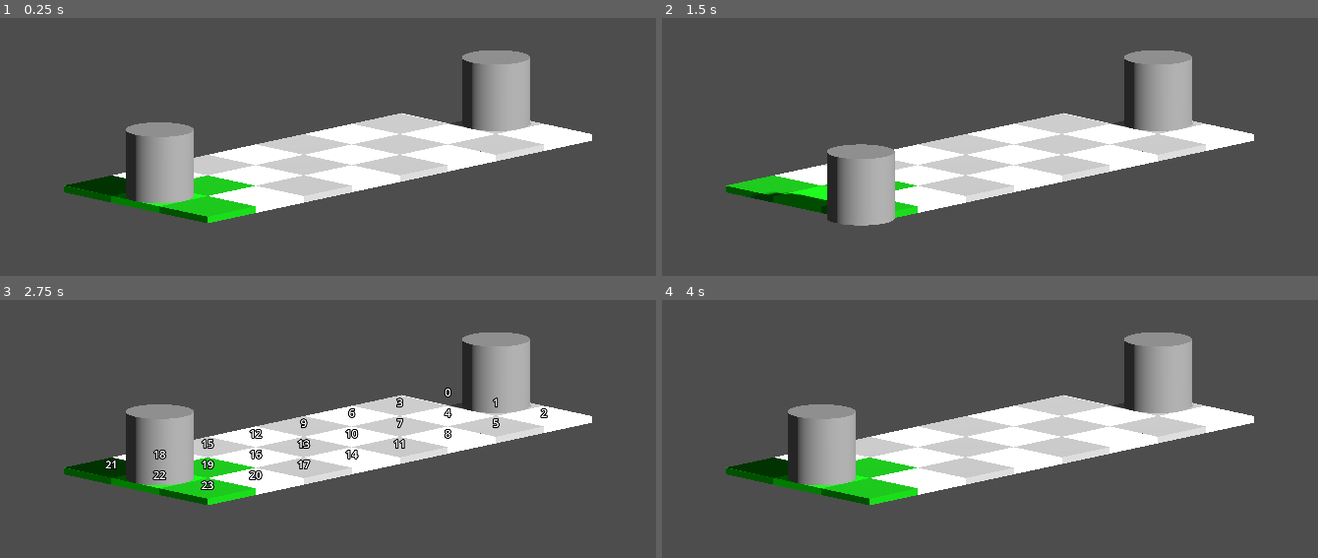
Above: before the commit, frames 1-4 (two rows, left to right).
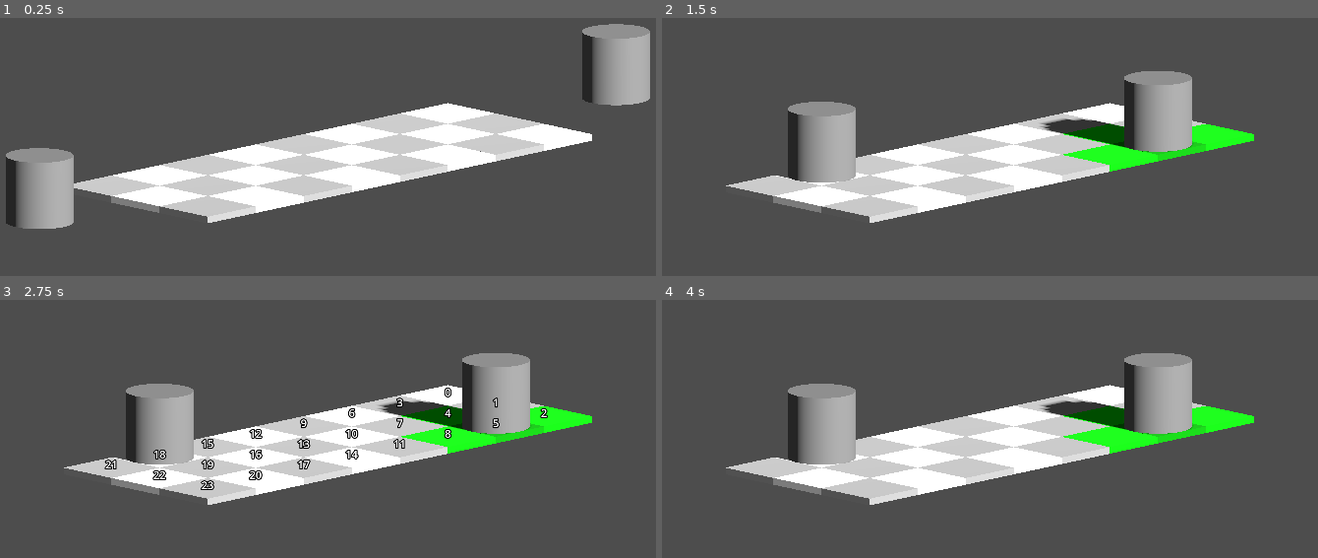
Above: after the commit, the same moments.

Repository: bejado/3d-platformer-tactics
Game: Godot game, scene res://main.tscn
Two runs of this game, one before a commit and one after it. Both use one fixed random seed, a clock stepped at 60 frames per second and the inputs below.
Inputs (mouse positions are in pixels of both pictures, inside the frame that each line leads up to):
- Up to frame 1 (0.25 s): no input
- Up to frame 2 (1.5 s): tap Enter at 0.5 s; move the mouse to (1160, 136) at 0.52 s; hold D 0.53-1.25 s; click (1160, 136) at 0.67 s; tap Space at 1.25 s; drag from (832, 180) to (950, 247) at 1.27 s
- Up to frame 3 (2.75 s): move the mouse to (406, 343) at 2.02 s; hold D from 2.03 s (still down)
- Up to frame 4 (4 s): release D at 2.75 s; tap Enter at 2.75 s; drag from (950, 529) to (753, 374) at 2.77 s; tap Space at 3.5 s; move the mouse to (1226, 506) at 3.52 s

The runs differ from the first frame. In frame 1, 15% of the frame differs, in the area x 0-100%, y 2-82%; in frame 2, 12%; in frame 3, 8.7%; in frame 4, 9.1%.

Commit message:
Add two phases, position champions, then movement

Diff:
--- a/main.tscn
+++ b/main.tscn
@@ -37,10 +37,10 @@
 spacing = 1.0
 
 [node name="Champion0" type="MeshInstance3D" parent="."]
-transform = Transform3D(1, 0, 0, 0, 1, 0, 0, 0, 1, 0, 0.6, 3.5)
+transform = Transform3D(1, 0, 0, 0, 1, 0, 0, 0, 1, 0, 0.6, 6)
 mesh = SubResource("CylinderMesh_ig7tw")
 script = ExtResource("2_0xm2m")
-cell_position = 22
+cell_position = -1
 
 [node name="StaticBody3D" type="StaticBody3D" parent="Champion0"]
 
@@ -48,10 +48,10 @@
 shape = SubResource("CylinderShape3D_0xm2m")
 
 [node name="Champion1" type="MeshInstance3D" parent="."]
-transform = Transform3D(1, 0, 0, 0, 1, 0, 0, 0, 1, 0, 0.6, -3.5)
+transform = Transform3D(1, 0, 0, 0, 1, 0, 0, 0, 1, 0, 0.6, -6)
 mesh = SubResource("CylinderMesh_ig7tw")
 script = ExtResource("2_0xm2m")
-cell_position = 1
+cell_position = -1
 
 [node name="StaticBody3D" type="StaticBody3D" parent="Champion1"]
 
--- a/scripts/Champion.gd
+++ b/scripts/Champion.gd
@@ -1,9 +1,14 @@
 extends MeshInstance3D
 class_name Champion
+
+signal champion_dropped(cell_position: int)
 
 @export var can_be_dragged: bool = true
 @export var cell_position: int = 0:
 	set(cp):
+		if cp == -1:
+			cell_position = -1
+			return
 		var col = cp % 3
 		var row = cp / 3
 		global_position = Vector3(-1 + col, 0.6, -3.5 + row)
@@ -82,7 +87,7 @@
 		global_position = result["position"]
 		original_position = global_position
 		cell_position = result["index"]
-		print("Champion dropped in cell: ", cell_position)
+		champion_dropped.emit(cell_position)
 	else:
 		# Return to original position if no valid drop target
 		global_position = original_position
--- a/scripts/game.gd
+++ b/scripts/game.gd
@@ -1,11 +1,28 @@
 extends Node
 
+signal turn_started(player_id: int)
+signal phase_changed(phase: Phase)
+
+enum Phase { POSITION_CHAMPION, COMBAT }
 var current_player_id: int = 0
-signal turn_started(player_id: int)
+var current_phase: Phase = Phase.POSITION_CHAMPION
+var champions_positions: Array[int] = [-1, -1]
 
 
 func start_game() -> void:
-	turn_started.emit(current_player_id)
+	current_phase = Phase.POSITION_CHAMPION
+	phase_changed.emit(current_phase)
+
+
+func set_champion_position(player_id: int, cell_position: int) -> void:
+	if current_phase != Phase.POSITION_CHAMPION:
+		print("Error: Set champion position called in phase ", current_phase)
+		return
+	champions_positions[player_id] = cell_position
+	if champions_positions[0] != -1 and champions_positions[1] != -1:
+		current_phase = Phase.COMBAT
+		phase_changed.emit(current_phase)
+		turn_started.emit(current_player_id)
 
 
 func end_turn(player_id: int) -> void:
--- a/scripts/main.gd
+++ b/scripts/main.gd
@@ -10,16 +10,36 @@
 	print(grid)
 	grid.cell_clicked.connect(_on_cell_clicked)
 	Game.turn_started.connect(_on_turn_started)
+	Game.phase_changed.connect(_on_phase_changed)
 	Game.start_game()
+
+	for i in champions.size():
+		champions[i].champion_dropped.connect(_on_champion_dropped.bind(i))
 
 
 func _on_turn_started(player_id: int) -> void:
 	self.current_player_id = player_id
-	for i in champions.size():
-		champions[i].can_be_dragged = i == player_id
 	grid.show_movement_range(champions[player_id].cell_position)
 
 
 func _on_cell_clicked(_cell_index: int) -> void:
 	champions[self.current_player_id].cell_position = _cell_index
 	Game.end_turn(self.current_player_id)
+
+
+func _on_champion_dropped(
+	cell_position: int,
+	champion_id: int,
+) -> void:
+	print("Champion ", champion_id, " dropped in cell: ", cell_position)
+	Game.set_champion_position(champion_id, cell_position)
+
+
+func _on_phase_changed(phase: Game.Phase) -> void:
+	match phase:
+		Game.Phase.POSITION_CHAMPION:
+			for i in champions.size():
+				champions[i].can_be_dragged = true
+		Game.Phase.COMBAT:
+			for i in champions.size():
+				champions[i].can_be_dragged = false
